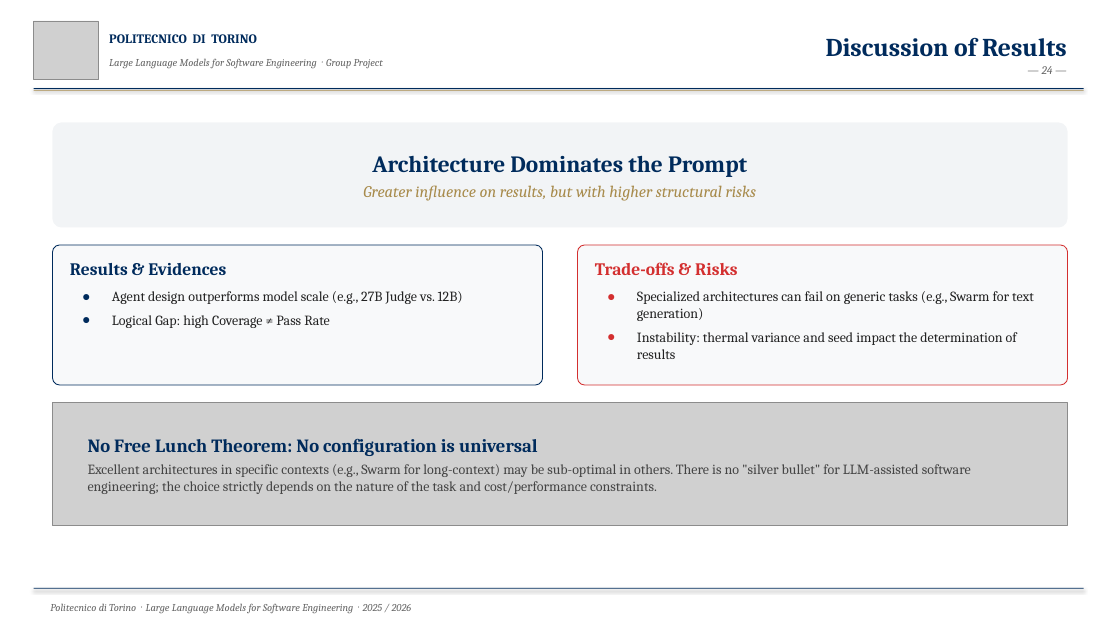
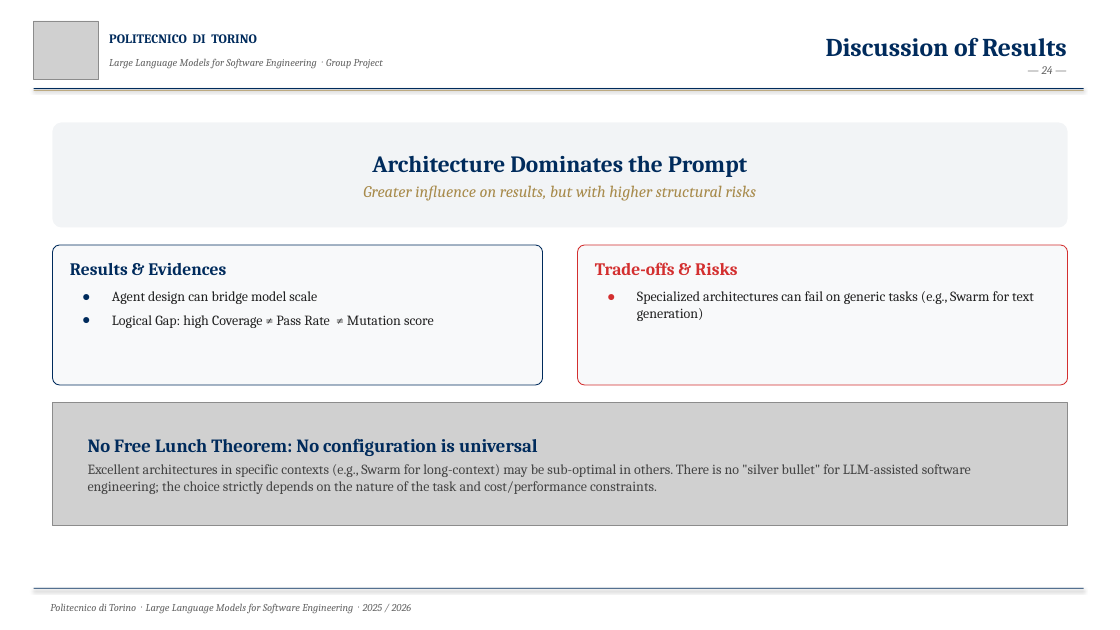
Before and after one commit to LLMProjectPolito/LLMProject, a slide deck: slide 24 of report/presentation.pptx. Drawn at 1120x630 pixels with LibreOffice and Linux fonts; fonts in the diff are those of the drawing; grey boxes stand for pictures. Boxes give left, top, right and bottom in pixels: in the first picture for what was removed or moved away, otherwise in the second. Text is boxed around its words. In the diff, an @@ line names an element or a change of style, - is before the commit and + after.

```diff
--- a/report/presentation.pptx
+++ b/report/presentation.pptx
@@ text at (x1=112, y1=291, x2=434, y2=328): text changed @@
-● Agent design outperforms model scale (e.g., 27B Judge vs. 12B)
-● Logical Gap: high Coverage ≠ Pass Rate
+● Agent design can bridge model scale
+● Logical Gap: high Coverage ≠ Pass Rate ≠ Mutation score
@@ text at (x1=637, y1=332, x2=1017, y2=359): paragraph removed @@
-● Instability: thermal variance and seed impact the determination of results
```
Also in this commit, not shown: 10 other slides changed, 2 other files.
